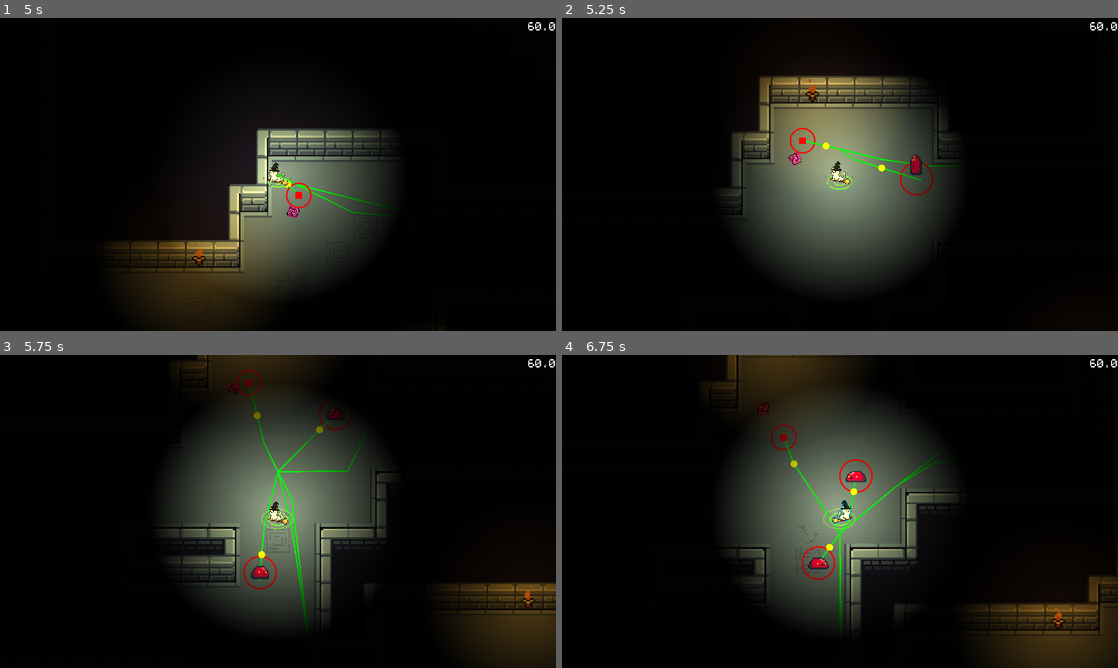
Above: before the commit, frames 1-4 (two rows, left to right).
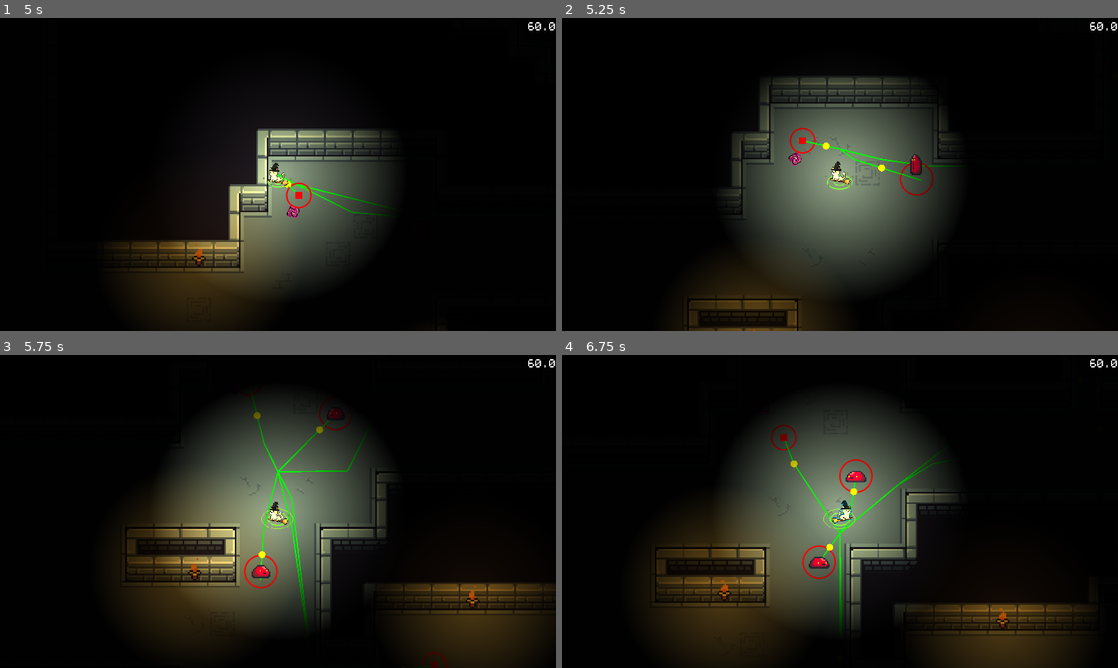
Above: after the commit, the same moments.

Repository: AlbanTE/projet-150h
Game: Godot game, scene res://scenes/main.tscn
Same seed, same stepped clock (60 frames per second), same inputs: the game is played once before the commit and once after it.
Inputs (mouse positions are in pixels of both pictures, inside the frame that each line leads up to):
- Up to frame 1 (5 s): tap Enter at 0.5 s; move the mouse to (400, 158) at 0.52 s; press the mouse at (400, 158) at 0.53 s; hold D (move_right) 0.53-1.28 s; tap Q (switch_weapon, bound only after the commit) at 0.8, 1.35, 2.3, 2.85 s; move the mouse to (166, 190) at 1.27 s; release the mouse at (166, 190) at 1.28 s; hold S (move_down) 1.28-2.03 s; click (166, 190) at 1.55 s; move the mouse to (333, 105) at 2.02 s; press the mouse at (333, 105) at 2.03 s; hold D (move_right) 2.03-2.78 s; move the mouse to (250, 237) at 2.77 s; release the mouse at (250, 237) at 2.78 s; hold W (move_up) 2.78-3.53 s; click (250, 237) at 3.05 s; move the mouse to (444, 221) at 3.52 s; hold Q (switch_weapon, bound only after the commit) 3.53-4.28 s; hold A (move_left) from 3.53 s (still down); tap G at 3.6 s; move the mouse to (111, 127) at 4.27 s; tap H at 4.35 s; click (111, 127) at 4.55 s
- Up to frame 2 (5.25 s): move the mouse to (867, 174) at 5.02 s; release A (move_left) at 5.03 s; hold S (move_down) from 5.03 s (still down); hold Q (switch_weapon, bound only after the commit) from 5.03 s (still down); tap K at 5.1 s
- Up to frame 3 (5.75 s): keep holding S (move_down); keep holding Q (switch_weapon, bound only after the commit)
- Up to frame 4 (6.75 s): move the mouse to (756, 433) at 5.77 s; release S (move_down) at 5.78 s; release Q (switch_weapon, bound only after the commit) at 5.78 s; hold D (move_right) 5.78-6.53 s; tap E at 5.85 s; click (756, 433) at 6.05 s; move the mouse to (962, 495) at 6.52 s; press the mouse at (962, 495) at 6.53 s; hold W (move_up) from 6.53 s (still down)

Frame 1 is identical in both runs. In frame 2, 8.8% of the frame differs, in the area x 21-62%, y 18-100%; in frame 3, 15%; in frame 4, 18%, in the area x 16-100%, y 0-100%.

Commit message:
ajout 2eme projectile

Diff:
--- a/project.godot
+++ b/project.godot
@@ -64,6 +64,11 @@
 "events": [Object(InputEventKey,"resource_local_to_scene":false,"resource_name":"","device":-1,"window_id":0,"alt_press …(195 unchanged characters)…
 ]
 }
+switch_weapon={
+"deadzone": 0.2,
+"events": [Object(InputEventKey,"resource_local_to_scene":false,"resource_name":"","device":-1,"window_id":0,"alt_pressed":false,"shift_pressed":false,"ctrl_pressed":false,"meta_pressed":false,"pressed":false,"keycode":0,"physical_keycode":81,"key_label":0,"unicode":113,"location":0,"echo":false,"script":null)
+]
+}
 
 [rendering]
 
--- a/scenes/player/Character.tscn
+++ b/scenes/player/Character.tscn
@@ -1,13 +1,14 @@
-[gd_scene load_steps=23 format=3 uid="uid://cxyn22o6bqdfj"]
+[gd_scene load_steps=24 format=3 uid="uid://cxyn22o6bqdfj"]
 
 [ext_resource type="Script" uid="uid://swhibyo66w2d" path="res://scenes/player/Player.gd" id="1_uxdko"]
 [ext_resource type="Script" uid="uid://c8jr3cc8mkcw4" path="res://scenes/player/components/MovementPlayer.gd" id="2_lqr8u"]
 [ext_resource type="Script" uid="uid://dkgjxovaxsw7m" path="res://scenes/generic_components/HealthComponent.gd" id="3_pwldm"]
 [ext_resource type="Script" uid="uid://dkhdjry5qxu1f" path="res://scenes/player/components/WeaponComponent.gd" id="4_v32km"]
+[ext_resource type="PackedScene" uid="uid://o3nhmew8d6ly" path="res://scenes/weapons/BulleGun.tscn" id="5_bullegun"]
 [ext_resource type="PackedScene" uid="uid://djhulh5j7qa4i" path="res://scenes/weapons/Gun.tscn" id="5_rlo5i"]
 [ext_resource type="Shader" uid="uid://ce4sr8akrqun2" path="res://shaders/flash_effect.gdshader" id="6_8grqf"]
 [ext_resource type="Texture2D" uid="uid://cptgddc1u64sh" path="res://assets/textures/WitchFlying.png" id="7_qn341"]
-[ext_resource type="Script" uid="uid://dplmslac2psil" path="res://scenes/player/components/ShieldSpellComponent.gd" id="8_shield_spell"]
+[ext_resource type="Script" path="res://scenes/player/components/ShieldSpellComponent.gd" id="8_shield_spell"]
 
 [sub_resource type="RectangleShape2D" id="RectangleShape2D_jyhfs"]
 size = Vector2(44, 52)
@@ -155,6 +156,7 @@
 [node name="WeaponComponent" type="Node2D" parent="."]
 script = ExtResource("4_v32km")
 starting_weapon_scene = ExtResource("5_rlo5i")
+weapon_scenes = Array[PackedScene]([ExtResource("5_rlo5i"), ExtResource("5_bullegun")])
 metadata/_custom_type_script = "uid://dkhdjry5qxu1f"
 
 [node name="AnimatedSprite2D" type="AnimatedSprite2D" parent="."]
--- a/scenes/player/components/WeaponComponent.gd
+++ b/scenes/player/components/WeaponComponent.gd
@@ -3,12 +3,18 @@
 class_name WeaponComponent
 
 @export var starting_weapon_scene: PackedScene
+@export var weapon_scenes: Array[PackedScene] = []
 var current_weapon: Node2D
+var current_weapon_index: int = 0
 var weapon_scale: float = 1
 
 func _ready():
-	if starting_weapon_scene:
-		call_deferred("equip_weapon", starting_weapon_scene)
+	# Initialize weapon array with starting weapon if available
+	if starting_weapon_scene and starting_weapon_scene not in weapon_scenes:
+		weapon_scenes.insert(0, starting_weapon_scene)
+
+	if weapon_scenes.size() > 0:
+		call_deferred("equip_weapon", weapon_scenes[current_weapon_index])
 
 func equip_weapon(weapon_scene: PackedScene):
 	if current_weapon:
@@ -18,14 +24,33 @@
 	weapon_scale = current_weapon.scale.y
 	get_parent().add_child(current_weapon)
 
+
+func switch_to_next_weapon():
+	if weapon_scenes.size() <= 1:
+		print("Only one weapon available")
+		return
+
+	current_weapon_index = (current_weapon_index + 1) % weapon_scenes.size()
+	equip_weapon(weapon_scenes[current_weapon_index])
+
+func add_weapon(weapon_scene: PackedScene):
+	if weapon_scene not in weapon_scenes:
+		weapon_scenes.append(weapon_scene)
+		print("Added new weapon to inventory")
+
+func get_current_weapon_name() -> String:
+	if current_weapon and "weapon_name" in current_weapon:
+		return current_weapon.weapon_name
+	return "Unknown Weapon"
+
 func handle_input(event):
 	if not current_weapon:
 		return
 	if event.is_action_pressed("trigger_weapon"):
-		# print("Shooting !")
 		current_weapon.fire(get_parent())
-	#if event.is_action_pressed("reload"):
-		#current_weapon.reload()
+
+	elif event.is_action_pressed("switch_weapon"):
+		switch_to_next_weapon()
 
 func _process(_delta):
 	if current_weapon:
--- /dev/null
+++ b/scenes/projectiles/bulle.gd
@@ -0,0 +1,51 @@
+extends Area2D
+class_name Bulle
+
+
+@export var speed: float = 150
+@export var damage: int = 8
+@export var knockback: float = 0.1
+@export var lifetime: float = 4.0  # Durée de vie
+@export var speed_decay: float = 0.7
+
+var direction: Vector2 = Vector2.RIGHT
+var initial_speed: float
+var time_alive: float = 0.0
+
+func _ready():
+
+	collision_layer = 16  # Projectiles layer 16
+	collision_mask = 1 | 8  # hurtboxes + walls (8)
+
+	add_to_group("bullets")
+
+	area_entered.connect(_on_area_entered)
+	body_entered.connect(_on_body_entered)
+
+	initial_speed = speed
+	get_tree().create_timer(lifetime).timeout.connect(delete_bullet)
+
+func _physics_process(delta):
+	time_alive += delta
+
+	var life_ratio = time_alive / lifetime  # 0.0 au début, 1.0 à la fin
+	var current_speed = initial_speed * (1.0 - (1.0 - speed_decay) * life_ratio)
+
+	position += direction * current_speed * delta
+
+func get_damage() -> int:
+	return damage
+
+func get_knockback() -> float:
+	return knockback
+
+func _on_area_entered(area: Area2D):
+	print("Bulle hit area: ", area.name)
+	delete_bullet()
+
+func _on_body_entered(body):
+	print("Bullet hit body: ", body.name)
+	delete_bullet()
+
+func delete_bullet():
+	queue_free()
--- /dev/null
+++ b/scenes/projectiles/bulle.tscn
@@ -0,0 +1,38 @@
+[gd_scene load_steps=6 format=3 uid="uid://jk8ehohuqoj0"]
+
+[ext_resource type="Script" uid="uid://66imgx2icws5" path="res://scenes/projectiles/bulle.gd" id="1_cp2nb"]
+[ext_resource type="Texture2D" uid="uid://fo52265rlvks" path="res://assets/weapons/projectile_bulle.png" id="1_l0dhw"]
+
+[sub_resource type="CircleShape2D" id="CircleShape2D_l0dhw"]
+radius = 16.0
+
+[sub_resource type="Gradient" id="Gradient_36ope"]
+offsets = PackedFloat32Array(0, 0.24309392, 0.5635359)
+colors = PackedColorArray(0.9005525, 0.9005525, 0.9005525, 1, 1, 1, 1, 1, 0, 0, 0, 1)
+
+[sub_resource type="GradientTexture2D" id="GradientTexture2D_kghso"]
+gradient = SubResource("Gradient_36ope")
+width = 256
+height = 256
+fill = 1
+fill_from = Vector2(0.55, 0.5)
+
+[node name="Node2D" type="Area2D"]
+scale = Vector2(0.5, 0.5)
+collision_layer = 16
+collision_mask = 9
+script = ExtResource("1_cp2nb")
+speed = 200.0
+damage = 20
+
+[node name="Sprite2D" type="Sprite2D" parent="."]
+texture = ExtResource("1_l0dhw")
+
+[node name="CollisionShape2D" type="CollisionShape2D" parent="."]
+shape = SubResource("CircleShape2D_l0dhw")
+
+[node name="PointLight2D" type="PointLight2D" parent="."]
+scale = Vector2(0.38509116, 0.24804688)
+color = Color(0.678431, 0.847059, 1, 1)
+energy = 0.3
+texture = SubResource("GradientTexture2D_kghso")
--- /dev/null
+++ b/scenes/weapons/BulleGun.gd
@@ -0,0 +1,40 @@
+# res://weapons/BulleGun.gd
+extends Weapon
+class_name BulleGun
+
+@onready var muzzle = $Muzzle
+
+@export var projectile_count: int = 3
+
+func fire(player: Node2D) -> void:
+	if not can_fire():
+		return
+
+	_can_fire = false
+
+	var cible = get_direction_to_mouse()
+
+	for i in projectile_count:
+		creer_projectile(cible, player)
+
+	await get_tree().create_timer(fire_rate).timeout
+	_can_fire = true
+
+func get_direction_to_mouse() -> Vector2:
+	var mouse_pos = get_global_mouse_position()
+	return (mouse_pos - muzzle.global_position).normalized()
+
+func creer_projectile(base_direction: Vector2, player: Node2D):
+	var bulle = projectile_scene.instantiate()
+	bulle.global_position = muzzle.global_position
+
+	var angle = randf_range(-10.0, 10.0)
+	var random_direction = base_direction.rotated(deg_to_rad(angle))
+	var random_speed = projectile_speed * randf_range(0.8, 1.2)
+
+	bulle.direction = random_direction
+	bulle.rotation = random_direction.angle()
+	bulle.speed = random_speed
+	bulle.damage = damage
+
+	player.get_tree().current_scene.add_child(bulle)
--- /dev/null
+++ b/scenes/weapons/BulleGun.tscn
@@ -0,0 +1,26 @@
+[gd_scene load_steps=4 format=3 uid="uid://o3nhmew8d6ly"]
+
+[ext_resource type="Script" uid="uid://b5s0ouc2a5333" path="res://scenes/weapons/BulleGun.gd" id="1_13jah"]
+[ext_resource type="PackedScene" uid="uid://jk8ehohuqoj0" path="res://scenes/projectiles/bulle.tscn" id="2_tsij3"]
+[ext_resource type="Texture2D" uid="uid://dw263is658pk2" path="res://assets/weapons/weapon_bulles.png" id="3_ppgkm"]
+
+[node name="BulleGun" type="Node2D"]
+scale = Vector2(2, 2)
+script = ExtResource("1_13jah")
+weapon_name = "Bulle Gun"
+fire_rate = 0.4
+projectile_scene = ExtResource("2_tsij3")
+projectile_speed = 180.0
+damage = 8
+ammo = 200
+max_ammo = 200
+projectile_count = 3
+
+[node name="GunSprite" type="Sprite2D" parent="."]
+visible = false
+position = Vector2(8, 0)
+scale = Vector2(0.5, 0.5)
+texture = ExtResource("3_ppgkm")
+
+[node name="Muzzle" type="Marker2D" parent="."]
+position = Vector2(15, 0)
Not shown, added: scenes/projectiles/bulle.gd.uid
Not shown, added: scenes/weapons/BulleGun.gd.uid
